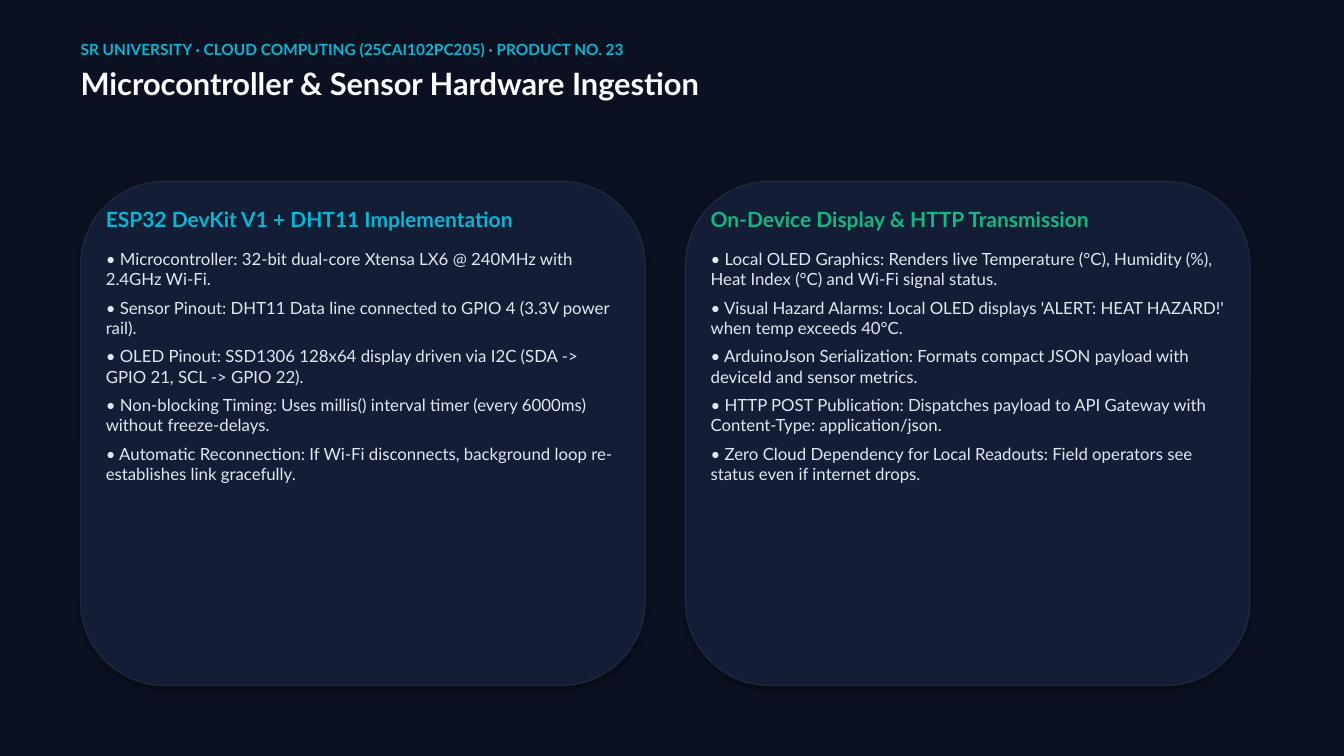
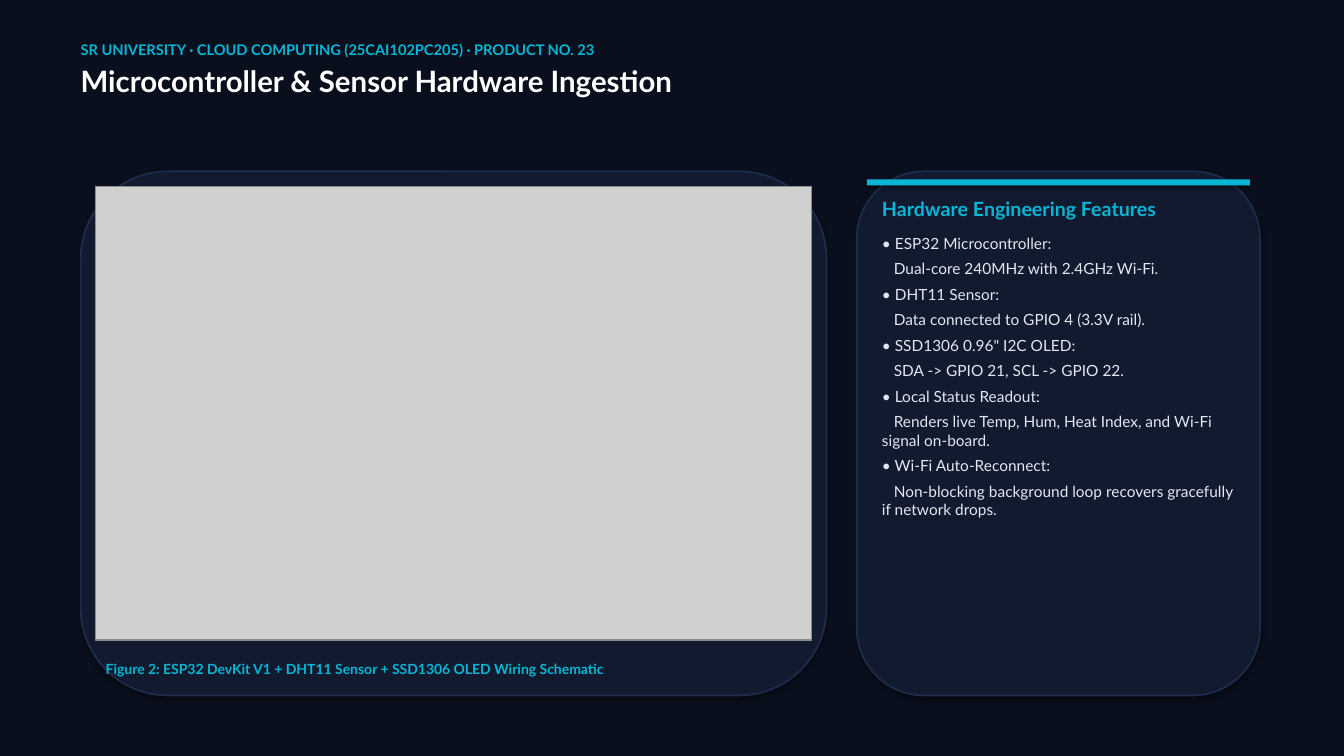
Before and after one commit to yeshwanthkushi25-glitch/envirosense-iot-dashboard, a slide deck: slide 4 of EnviroSense_Master_Presentation.pptx. Drawn at 1344x756 pixels with LibreOffice and Linux fonts; fonts in the diff are those of the drawing; grey boxes stand for pictures. Boxes give left, top, right and bottom in pixels: in the first picture for what was removed or moved away, otherwise in the second. Text is boxed around its words. In the diff, an @@ line names an element or a change of style, - is before the commit and + after.

Commit message:
style: overhaul visual design, circular gauges, embedded diagrams & presentation deck

```diff
--- a/EnviroSense_Master_Presentation.pptx
+++ b/EnviroSense_Master_Presentation.pptx
@@ rectangle at [0, 0, 1344, 756]: fill #0B1120 to #0A0F1D @@
@@ text "SR UNIVERSITY · CLOUD COMPUTING ..." at [81, 43, 672, 98]: size 11 to 10.5 pt in "SR UNIVERSITY · CLOUD COMPUTING (25CAI102PC205) · ..."; size 22 to 21 pt in "Microcontroller & Sensor Hardware Ingestion" @@
@@ rounded rectangle: place and size @@
-rounded rectangle at [81, 181, 645, 686]
+rounded rectangle at [81, 171, 827, 696]
@@ rounded rectangle at [81, 171, 827, 696]: fill #131D36 to #121A2F; outline #1E293B 1 pt to #1E2D4D 1.2 pt @@
@@ rounded rectangle at [857, 171, 1260, 696]: fill #131D36 to #121A2F; outline #1E293B 1 pt to #1E2D4D 1.2 pt @@
@@ rounded rectangle: place and size @@
-rounded rectangle at [686, 181, 1250, 686]
+rounded rectangle at [857, 171, 1260, 696]
@@ rectangle added at [867, 179, 1250, 186], fill #06B6D4 @@
@@ picture added at [96, 187, 812, 640] @@
@@ text added at [882, 201, 1233, 518], 11 pt, text #E2E8F0 @@
+Hardware Engineering Features
+• ESP32 Microcontroller:
+Dual-core 240MHz with 2.4GHz Wi-Fi.
+• DHT11 Sensor:
+Data connected to GPIO 4 (3.3V rail).
+• SSD1306 0.96" I2C OLED:
+SDA -> GPIO 21, SCL -> GPIO 22.
+• Local Status Readout:
+Renders live Temp, Hum, Heat Index, and Wi-Fi signal on-board.
+• Wi-Fi Auto-Reconnect:
+Non-blocking background loop recovers gracefully if network drops.
@@ text removed at [106, 211, 612, 483] @@
-ESP32 DevKit V1 + DHT11 Implementation
-• Microcontroller: 32-bit dual-core Xtensa LX6 @ 240MHz with 2.4GHz Wi-Fi.
-• Sensor Pinout: DHT11 Data line connected to GPIO 4 (3.3V power rail).
-• OLED Pinout: SSD1306 128x64 display driven via I2C (SDA -> GPIO 21, SCL -> GPIO 22).
-• Non-blocking Timing: Uses millis() interval timer (every 6000ms) without freeze-delays.
-• Automatic Reconnection: If Wi-Fi disconnects, background loop re-establishes link gracefully.
@@ text removed at [711, 211, 1224, 483] @@
-On-Device Display & HTTP Transmission
-• Local OLED Graphics: Renders live Temperature (°C), Humidity (%), Heat Index (°C) and Wi-Fi signal status.
-• Visual Hazard Alarms: Local OLED displays 'ALERT: HEAT HAZARD!' when temp exceeds 40°C.
-• ArduinoJson Serialization: Formats compact JSON payload with deviceId and sensor metrics.
-• HTTP POST Publication: Dispatches payload to API Gateway with Content-Type: application/json.
-• Zero Cloud Dependency for Local Readouts: Field operators see status even if internet drops.
@@ text added at [106, 663, 604, 677], 10 pt, text #06B6D4, bold @@
+Figure 2: ESP32 DevKit V1 + DHT11 Sensor + SSD1306 OLED Wiring Schematic
```
Also in this commit, not shown: 15 other slides changed, 15 other files.
